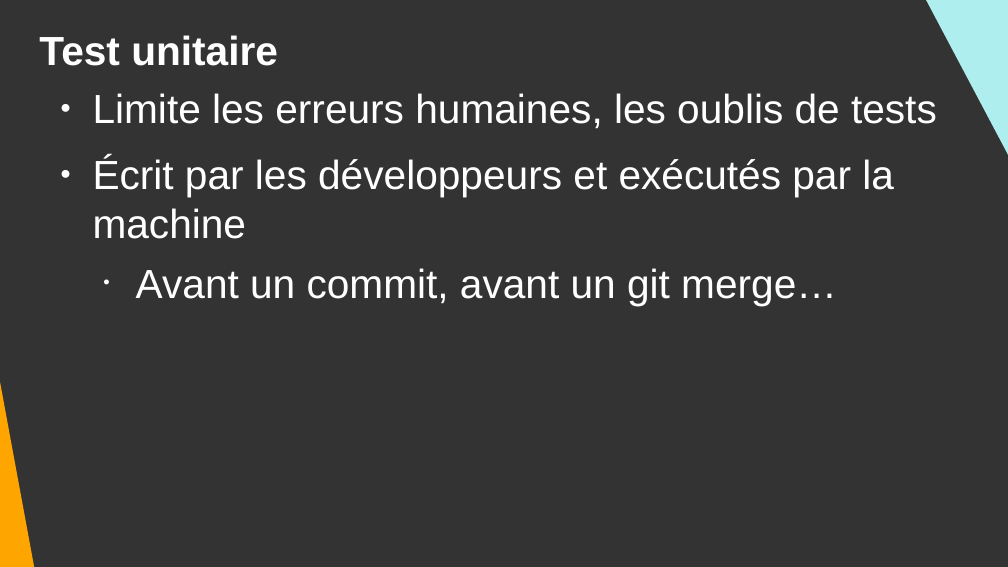
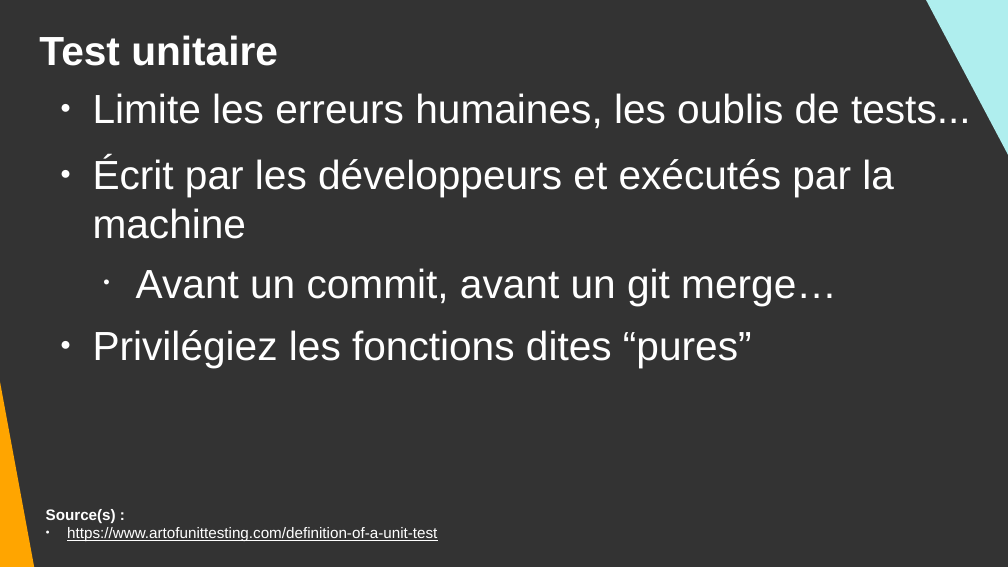
Before and after one commit to DanYellow/cours, a slide deck: slide 10 of developpement-front-s5/travaux-pratiques/numero-1/presentation.odp. Drawn at 1008x567 pixels with LibreOffice and Linux fonts; fonts in the diff are those of the drawing. Boxes give left, top, right and bottom in pixels: in the first picture for what was removed or moved away, otherwise in the second. Text is boxed around its words. In the diff, an @@ line names an element or a change of style, - is before the commit and + after.

```diff
--- a/developpement-front-s5/travaux-pratiques/numero-1/presentation.odp
+++ b/developpement-front-s5/travaux-pratiques/numero-1/presentation.odp
@@ text at <box>93,93,971,129</box>: text changed @@
-● Limite les erreurs humaines, les oublis de tests
+● Limite les erreurs humaines, les oublis de tests...
@@ text at <box>93,330,752,368</box>: paragraph added @@
+● Privilégiez les fonctions dites “pures”
@@ text added at <box>46,509,437,541</box>, 12 pt, text #FFFFFF, underline @@
+Source(s) :
+● https://www.artofunittesting.com/definition-of-a-unit-test
```
Also in this commit, not shown: 25 other slides changed, 20 slides added, 7 other files.
